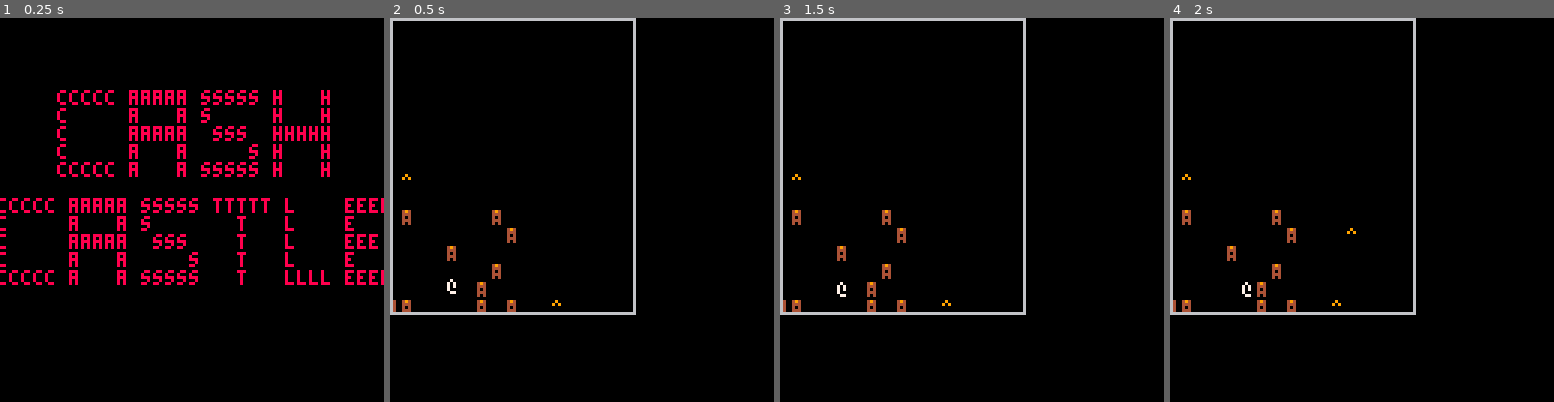
Above: before the commit, frames 1-4 (left to right).
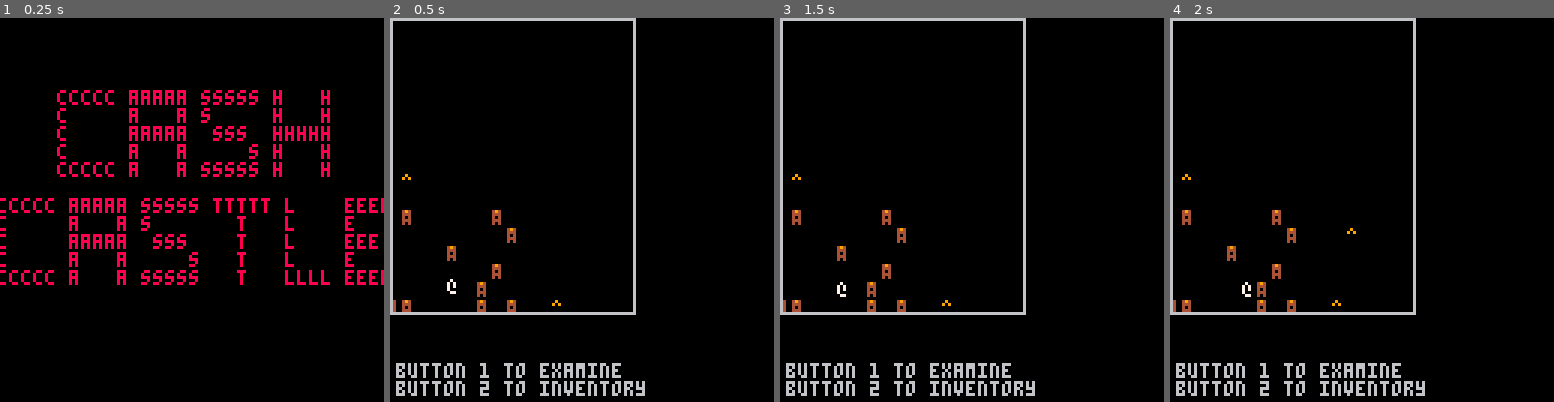
Above: after the commit, the same moments.

Repository: arnodick/castle
Game: PICO-8 cartridge castle.p8
Same seed, same stepped clock (60 frames per second), same inputs: the game is played once before the commit and once after it.
Inputs:
- Up to frame 1 (0.25 s): no input
- Up to frame 2 (0.5 s): tap X (X key) at 0.33 s
- Up to frame 3 (1.5 s): tap O (Z key) at 0.7 s; tap X (X key) at 1.07 s
- Up to frame 4 (2 s): hold Right from 1.6 s (still down); tap O (Z key) at 1.7 s; tap X (X key) at 1.85 s

Frame 1 is identical in both runs. In frame 2, 2.0% of the frame differs, in the area x 1-67%, y 89-99%; in frame 3, 2.0%; in frame 4, 2.0%.

Commit message:
getting ready to change hate targetting

Diff:
--- a/castle.p8
+++ b/castle.p8
@@ -167,6 +167,8 @@
 	dial[3]="szrt. oreh mmern!"
 	dial[4]="my mom is mean!"
 	dial[5]="hello......."
+
+	tut={"","","button 1 to examine","button 2 to inventory"}
 end
 
 function actortypes_i(l,r)
@@ -562,11 +564,28 @@
 	return close
 end
 
+function closesthated(a,ar)
+	local d=-1 local close={} local temp=0
+	for v in all(ar) do
+		temp=comparedistance(a,v)
+		if temp<d or d==-1 then
+--			if temp.hate==v.rl then
+			if v!=a then
+			d=temp
+			close=v
+			end
+--			end
+		end
+	end
+	return close
+end
+
 function settarget(a)
 	local tars={} local d={}
 	tars[1]=closestactor(a,actors.items)
 	tars[2]=closestactor(a,actors.creatures)
 	if actors.items[1]!=nil then
+
 		for b=1,2 do
 			d[b]=comparedistance(a,tars[b])
 		end
@@ -638,6 +657,9 @@
 			if t.hit==0 then
 				t.hit=a.attackpwr
 				moveactor(t,2^flr(rnd(4)))
+				if t==p then
+					sendtomenu(menus[1],tut)
+				end
 			else
 				sfx(1)
 				local mes={}
@@ -709,7 +731,7 @@
 		if a==p then
 			sendtomenu(menus[2],listinventory(p))
 		end
-		if comparedistance(a,p)<6 or a.t==11 then
+		if comparedistance(a,p)<5.2 or a.t==11 then
 			if a.hit==0 then
 				local d=movetype(a)
 				if moveactor(a,d) then
@@ -807,6 +829,7 @@
 					local r=flr(rnd(#en))+1
 					m.me={}
 --					m.me[1]="they say:"
+					if players[1]!=nil then
 					local trl=actortypes[m.target][level+1].rl
 					local prl=actortypes[p.t][level+1].rl
 					if     rltns[trl].ha==prl then
@@ -823,6 +846,7 @@
 						m.me[3]=" "..species[actortypes[en[r]][level+1].sp].." hates "..feelings[rltns[actortypes[en[r]][level+1].rl].ha].."!"
 					else
 						m.me[2]=" "..species[actortypes[en[r]][level+1].sp].." hates "..feelings[rltns[actortypes[en[r]][level+1].rl].ha].."!"
+					end
 					end
 				else
 					changemenu(m,5)
@@ -904,7 +928,7 @@
 			sendtomenu(m,mes)
 			if btnp(5) then
 				m.control=not m.control
-				m.me={}
+				sendtomenu(m,tut)
 			end
 		end
 	--inventory menu
@@ -983,6 +1007,7 @@
 			cam[1]=flr(p.x/rooms[level].sector_s)*rooms[level].sector_s*cellw
 			cam[2]=flr(p.y/rooms[level].sector_s)*rooms[level].sector_s*cellh
 			makemenu(1,2,103,125,24)
+			sendtomenu(menus[1],tut)
 			makemenu(2,86,2,41,96)
 		end
 		cash=0
